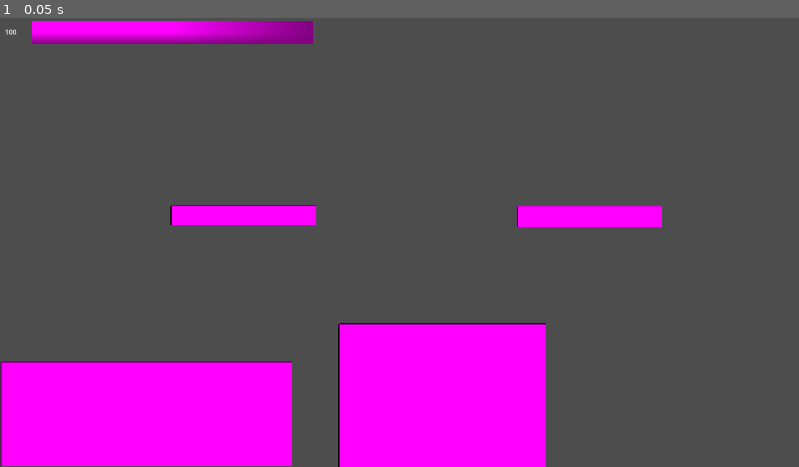
Above: before the commit, frame 1.
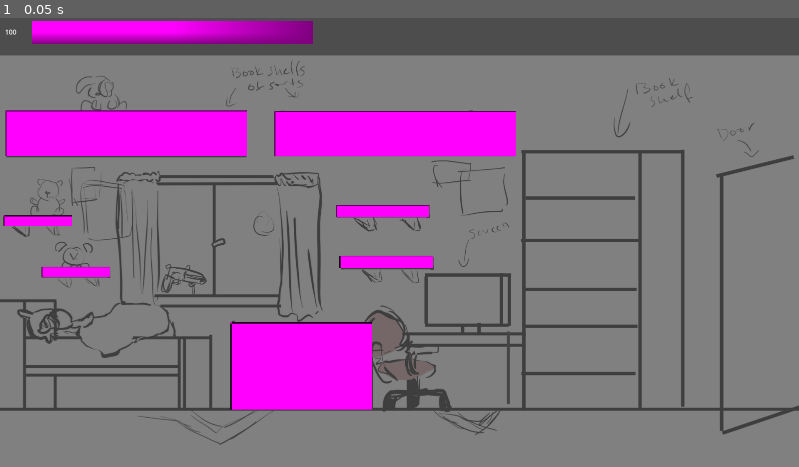
Above: after the commit, the same moment.

Repository: Karanval/CatStack
Game: Godot game, scene res://Scenes/TestScene/TestScene.tscn
Two runs of this game, one before a commit and one after it. Both use one fixed random seed, a clock stepped at 60 frames per second and the inputs below.
Inputs:
- Up to frame 1 (0.05 s): no input

The runs differ from the first frame. In frame 1, 85% of the frame differs, in the area x 0-100%, y 8-100%.

Commit message:
First iteration of the room with collisions and placeholder textures

Diff:
--- a/Scenes/Furniture/Bed.tscn
+++ b/Scenes/Furniture/Bed.tscn
@@ -1,10 +1,10 @@
 [gd_scene load_steps=3 format=3 uid="uid://0vvckhobws5t"]
 
 [sub_resource type="PlaceholderTexture2D" id="PlaceholderTexture2D_fvvy2"]
-size = Vector2(700, 250)
+size = Vector2(500, 250)
 
 [sub_resource type="RectangleShape2D" id="RectangleShape2D_plytk"]
-size = Vector2(700, 250)
+size = Vector2(500, 250)
 
 [node name="Bed" type="Node2D"]
 
--- /dev/null
+++ b/Scenes/Furniture/Desk.tscn
@@ -0,0 +1,24 @@
+[gd_scene load_steps=4 format=3 uid="uid://dhdcd2gdd7k3o"]
+
+[ext_resource type="Texture2D" uid="uid://dblr5vkl1hp5j" path="res://graphics/room_layout_sketch.png" id="1_670vp"]
+
+[sub_resource type="PlaceholderTexture2D" id="PlaceholderTexture2D_jf44d"]
+size = Vector2(400, 250)
+
+[sub_resource type="RectangleShape2D" id="RectangleShape2D_gmsyb"]
+size = Vector2(700, 250)
+
+[node name="Desk" type="Node2D"]
+
+[node name="Sprite2D" type="Sprite2D" parent="."]
+texture = SubResource("PlaceholderTexture2D_jf44d")
+
+[node name="StaticBody2D" type="StaticBody2D" parent="."]
+
+[node name="CollisionShape2D" type="CollisionShape2D" parent="StaticBody2D"]
+shape = SubResource("RectangleShape2D_gmsyb")
+
+[node name="RoomLayoutSketch" type="Sprite2D" parent="StaticBody2D"]
+modulate = Color(1, 1, 1, 0.286275)
+position = Vector2(-121, -211)
+texture = ExtResource("1_670vp")
--- a/Scenes/Furniture/Drawers.tscn
+++ b/Scenes/Furniture/Drawers.tscn
@@ -1,10 +1,10 @@
 [gd_scene load_steps=3 format=3 uid="uid://cd5q35knrsibt"]
 
 [sub_resource type="PlaceholderTexture2D" id="PlaceholderTexture2D_smp04"]
-size = Vector2(500, 350)
+size = Vector2(340, 210)
 
 [sub_resource type="RectangleShape2D" id="RectangleShape2D_g4eiy"]
-size = Vector2(500, 350)
+size = Vector2(338, 214)
 
 [node name="Drawers" type="Node2D"]
 
--- a/Scenes/Furniture/Shelf.tscn
+++ b/Scenes/Furniture/Shelf.tscn
@@ -1,10 +1,10 @@
 [gd_scene load_steps=3 format=3 uid="uid://blm4cbfri34hq"]
 
 [sub_resource type="PlaceholderTexture2D" id="PlaceholderTexture2D_i2jh0"]
-size = Vector2(350, 50)
+size = Vector2(225, 30)
 
 [sub_resource type="RectangleShape2D" id="RectangleShape2D_i2jh0"]
-size = Vector2(2.17729, 1.55039)
+size = Vector2(1.39347, 0.930233)
 
 [node name="Shelf" type="Node2D"]
 
--- /dev/null
+++ b/Scenes/Furniture/ShelfLarge.tscn
@@ -0,0 +1,20 @@
+[gd_scene load_steps=3 format=3 uid="uid://dvnykwmrnn8ro"]
+
+[sub_resource type="PlaceholderTexture2D" id="PlaceholderTexture2D_1bgvc"]
+size = Vector2(580, 110)
+
+[sub_resource type="RectangleShape2D" id="RectangleShape2D_8wbbn"]
+size = Vector2(3.60809, 3.41085)
+
+[node name="ShelfLarge" type="Node2D"]
+
+[node name="Sprite2D" type="Sprite2D" parent="."]
+texture = SubResource("PlaceholderTexture2D_1bgvc")
+
+[node name="StaticBody2D" type="StaticBody2D" parent="."]
+scale = Vector2(160.75, 32.25)
+
+[node name="CollisionShape2D" type="CollisionShape2D" parent="StaticBody2D"]
+position = Vector2(-2.72531e-08, 0)
+scale = Vector2(1, 1)
+shape = SubResource("RectangleShape2D_8wbbn")
--- /dev/null
+++ b/Scenes/Furniture/ShelfSmall.tscn
@@ -0,0 +1,20 @@
+[gd_scene load_steps=3 format=3 uid="uid://co5y4sfs0kysd"]
+
+[sub_resource type="PlaceholderTexture2D" id="PlaceholderTexture2D_w1x5d"]
+size = Vector2(165, 25)
+
+[sub_resource type="RectangleShape2D" id="RectangleShape2D_e7upr"]
+size = Vector2(1.03266, 0.806202)
+
+[node name="ShelfSmall" type="Node2D"]
+
+[node name="Sprite2D" type="Sprite2D" parent="."]
+texture = SubResource("PlaceholderTexture2D_w1x5d")
+
+[node name="StaticBody2D" type="StaticBody2D" parent="."]
+scale = Vector2(160.75, 32.25)
+
+[node name="CollisionShape2D" type="CollisionShape2D" parent="StaticBody2D"]
+position = Vector2(-2.72531e-08, 0)
+scale = Vector2(1, 1)
+shape = SubResource("RectangleShape2D_e7upr")
--- a/Scenes/Room.tscn
+++ b/Scenes/Room.tscn
@@ -1,21 +1,173 @@
-[gd_scene load_steps=4 format=3 uid="uid://0prw0oi6d0sx"]
+[gd_scene load_steps=16 format=3 uid="uid://0prw0oi6d0sx"]
 
-[ext_resource type="PackedScene" uid="uid://0vvckhobws5t" path="res://Scenes/Furniture/Bed.tscn" id="1_uj218"]
 [ext_resource type="PackedScene" uid="uid://blm4cbfri34hq" path="res://Scenes/Furniture/Shelf.tscn" id="2_a2si3"]
 [ext_resource type="PackedScene" uid="uid://cd5q35knrsibt" path="res://Scenes/Furniture/Drawers.tscn" id="3_aaq88"]
+[ext_resource type="Texture2D" uid="uid://dblr5vkl1hp5j" path="res://graphics/room_layout_sketch.png" id="4_a2si3"]
+[ext_resource type="PackedScene" uid="uid://co5y4sfs0kysd" path="res://Scenes/Furniture/ShelfSmall.tscn" id="4_aaq88"]
+[ext_resource type="PackedScene" uid="uid://dvnykwmrnn8ro" path="res://Scenes/Furniture/ShelfLarge.tscn" id="5_7gm67"]
+
+[sub_resource type="RectangleShape2D" id="RectangleShape2D_a2si3"]
+size = Vector2(464, 27)
+
+[sub_resource type="RectangleShape2D" id="RectangleShape2D_aaq88"]
+size = Vector2(464, 27)
+
+[sub_resource type="RectangleShape2D" id="RectangleShape2D_7gm67"]
+size = Vector2(376, 36)
+
+[sub_resource type="RectangleShape2D" id="RectangleShape2D_xebr5"]
+size = Vector2(1928, 27)
+
+[sub_resource type="RectangleShape2D" id="RectangleShape2D_si31g"]
+size = Vector2(20, 967)
+
+[sub_resource type="RectangleShape2D" id="RectangleShape2D_mimag"]
+size = Vector2(20, 967)
+
+[sub_resource type="RectangleShape2D" id="RectangleShape2D_ijr7e"]
+size = Vector2(276, 20)
+
+[sub_resource type="RectangleShape2D" id="RectangleShape2D_khqja"]
+size = Vector2(384, 20)
+
+[sub_resource type="RectangleShape2D" id="RectangleShape2D_l0f8h"]
+size = Vector2(457, 96)
+
+[sub_resource type="RectangleShape2D" id="RectangleShape2D_vofke"]
+size = Vector2(131, 151)
 
 [node name="Room" type="Node2D"]
 
+[node name="RoomLayoutSketch" type="Sprite2D" parent="."]
+modulate = Color(1, 1, 1, 0.286275)
+position = Vector2(960, 630)
+texture = ExtResource("4_a2si3")
+
 [node name="Furniture" type="Node2D" parent="."]
 
-[node name="Bed" parent="Furniture" instance=ExtResource("1_uj218")]
-position = Vector2(351, 952)
-
 [node name="Shelf" parent="Furniture" instance=ExtResource("2_a2si3")]
-position = Vector2(585, 474)
+position = Vector2(928, 587)
 
 [node name="Drawers" parent="Furniture" instance=ExtResource("3_aaq88")]
-position = Vector2(1063, 909)
+position = Vector2(724, 837)
 
 [node name="Shelf2" parent="Furniture" instance=ExtResource("2_a2si3")]
-position = Vector2(1416, 477)
+position = Vector2(919, 464)
+
+[node name="ShelfSmall" parent="Furniture" instance=ExtResource("4_aaq88")]
+position = Vector2(91, 487)
+
+[node name="ShelfSmall2" parent="Furniture" instance=ExtResource("4_aaq88")]
+position = Vector2(182, 611)
+
+[node name="ShelfLarge" parent="Furniture" instance=ExtResource("5_7gm67")]
+position = Vector2(303, 277)
+
+[node name="ShelfLarge2" parent="Furniture" instance=ExtResource("5_7gm67")]
+position = Vector2(949, 278)
+
+[node name="Collisions" type="Node2D" parent="."]
+
+[node name="WindowSillBottom" type="StaticBody2D" parent="Collisions"]
+position = Vector2(357, 673)
+metadata/_edit_group_ = true
+
+[node name="CollisionShape2D" type="CollisionShape2D" parent="Collisions/WindowSillBottom"]
+position = Vector2(155, 6.5)
+shape = SubResource("RectangleShape2D_a2si3")
+
+[node name="WindowSillTop" type="StaticBody2D" parent="Collisions"]
+position = Vector2(375, 382)
+metadata/_edit_group_ = true
+
+[node name="CollisionShape2D" type="CollisionShape2D" parent="Collisions/WindowSillTop"]
+position = Vector2(155, 6.5)
+shape = SubResource("RectangleShape2D_aaq88")
+
+[node name="Desk" type="StaticBody2D" parent="Collisions"]
+position = Vector2(1252, 765)
+metadata/_edit_group_ = true
+
+[node name="CollisionShape2D" type="CollisionShape2D" parent="Collisions/Desk"]
+position = Vector2(-178, 8)
+shape = SubResource("RectangleShape2D_7gm67")
+
+[node name="Floor" type="StaticBody2D" parent="Collisions"]
+position = Vector2(804, 948)
+metadata/_edit_group_ = true
+
+[node name="CollisionShape2D" type="CollisionShape2D" parent="Collisions/Floor"]
+position = Vector2(155, 6.5)
+shape = SubResource("RectangleShape2D_xebr5")
+
+[node name="WallLeft" type="StaticBody2D" parent="Collisions"]
+
+[node name="CollisionShape2D" type="CollisionShape2D" parent="Collisions/WallLeft"]
+position = Vector2(0, 473.5)
+shape = SubResource("RectangleShape2D_si31g")
+
+[node name="WallRight" type="StaticBody2D" parent="Collisions"]
+position = Vector2(1919, 0)
+metadata/_edit_group_ = true
+
+[node name="CollisionShape2D" type="CollisionShape2D" parent="Collisions/WallRight"]
+position = Vector2(0, 473.5)
+shape = SubResource("RectangleShape2D_mimag")
+
+[node name="BookshelfFloor1" type="StaticBody2D" parent="Collisions"]
+position = Vector2(1399, 856)
+metadata/_edit_group_ = true
+
+[node name="CollisionShape2D" type="CollisionShape2D" parent="Collisions/BookshelfFloor1"]
+shape = SubResource("RectangleShape2D_ijr7e")
+
+[node name="BookshelfFloor2" type="StaticBody2D" parent="Collisions"]
+position = Vector2(1399, 740)
+metadata/_edit_group_ = true
+
+[node name="CollisionShape2D" type="CollisionShape2D" parent="Collisions/BookshelfFloor2"]
+shape = SubResource("RectangleShape2D_ijr7e")
+
+[node name="BookshelfFloor3" type="StaticBody2D" parent="Collisions"]
+position = Vector2(1398, 652)
+metadata/_edit_group_ = true
+
+[node name="CollisionShape2D" type="CollisionShape2D" parent="Collisions/BookshelfFloor3"]
+shape = SubResource("RectangleShape2D_ijr7e")
+
+[node name="BookshelfFloor4" type="StaticBody2D" parent="Collisions"]
+position = Vector2(1395, 535)
+metadata/_edit_group_ = true
+
+[node name="CollisionShape2D" type="CollisionShape2D" parent="Collisions/BookshelfFloor4"]
+shape = SubResource("RectangleShape2D_ijr7e")
+
+[node name="BookshelfFloor5" type="StaticBody2D" parent="Collisions"]
+position = Vector2(1395, 432)
+metadata/_edit_group_ = true
+
+[node name="CollisionShape2D" type="CollisionShape2D" parent="Collisions/BookshelfFloor5"]
+shape = SubResource("RectangleShape2D_ijr7e")
+
+[node name="BookshelfFloor6" type="StaticBody2D" parent="Collisions"]
+position = Vector2(1397, 322)
+metadata/_edit_group_ = true
+
+[node name="CollisionShape2D" type="CollisionShape2D" parent="Collisions/BookshelfFloor6"]
+position = Vector2(54, 0)
+shape = SubResource("RectangleShape2D_khqja")
+
+[node name="Bed" type="StaticBody2D" parent="Collisions"]
+position = Vector2(63, 776)
+metadata/_edit_group_ = true
+
+[node name="CollisionShape2D" type="CollisionShape2D" parent="Collisions/Bed"]
+position = Vector2(218.5, 38)
+shape = SubResource("RectangleShape2D_l0f8h")
+
+[node name="BedHead" type="StaticBody2D" parent="Collisions"]
+position = Vector2(70, 752)
+metadata/_edit_group_ = true
+
+[node name="CollisionShape2D" type="CollisionShape2D" parent="Collisions/BedHead"]
+shape = SubResource("RectangleShape2D_vofke")
